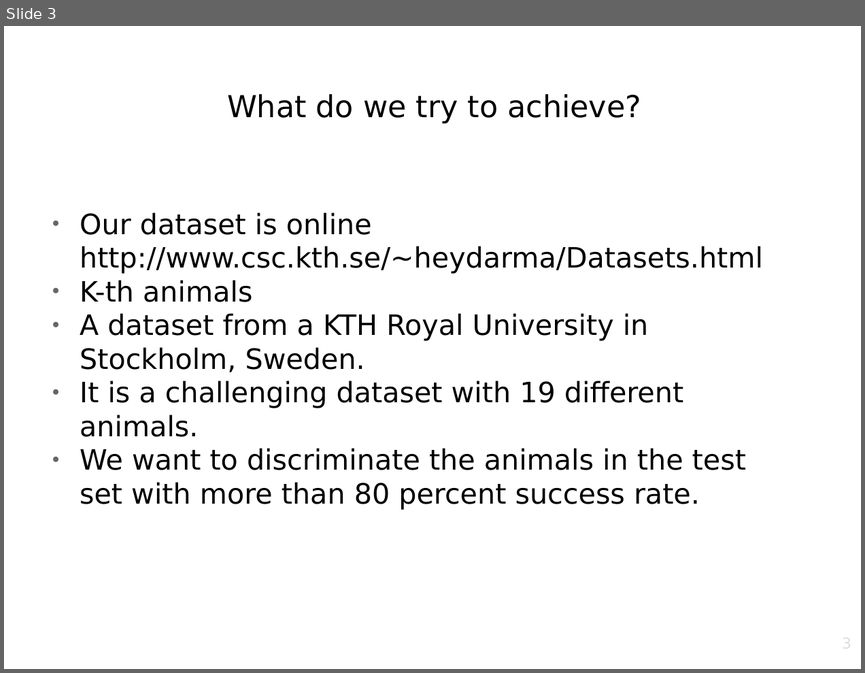
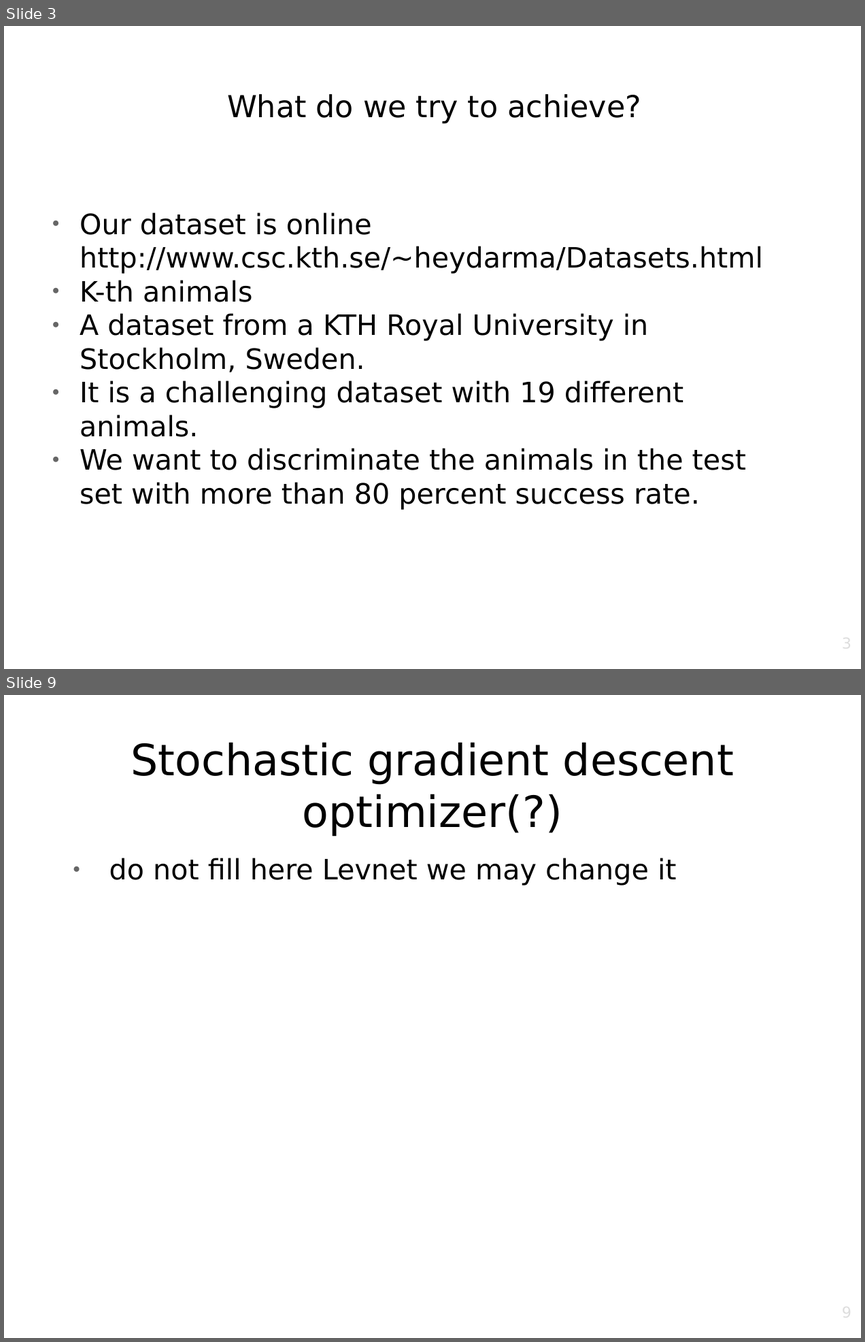
Before and after one commit to srknzl/cmpe462-project, a slide deck: Presentation.odp. Shown one above the other, each under a label of ours: slide 3 before the commit, slides 3 and 9 after it; the slides between them are not shown. The pictures are 865x673 and 865x1342 pixels, drawn with LibreOffice and Linux fonts; fonts in the diff are those of the drawing; background and template pictures are left out. Boxes give left, top, right and bottom in pixels: in the first picture for what was removed or moved away, otherwise in the second. Text is boxed around its words. In the diff, an @@ line names an element or a change of style, - is before the commit and + after.

```diff
--- a/Presentation.odp
+++ b/Presentation.odp
@@ slide 9 added at bbox=[4, 695, 861, 1338], background picture (left out) @@
@@ title added at bbox=[130, 742, 734, 836], 40 pt, text #000000 @@
+Stochastic gradient descent optimizer(?)
@@ text added at bbox=[109, 858, 677, 885], 26 pt, text #000000 @@
+● do not fill here Levnet we may change it
@@ page number added at bbox=[653, 1303, 852, 1338], 14 pt, text #DDDDDD @@
+9
```
Also in this commit, not shown: 5 slides changed, 2 other slides added, 2 other files.
